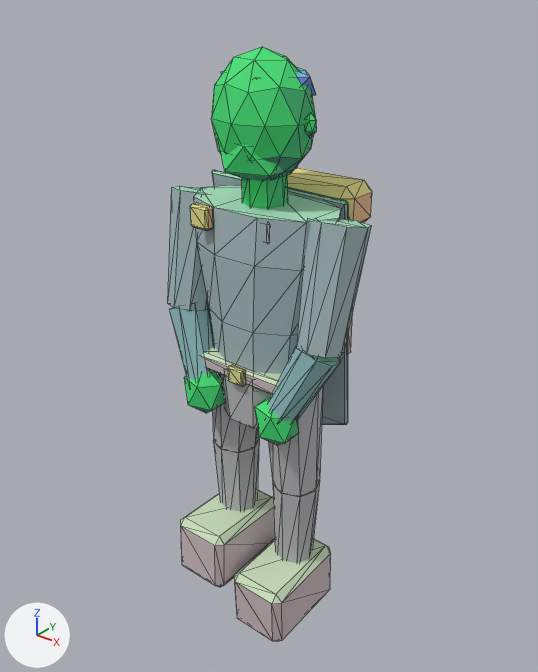
An edit to the glTF model assets/exports/npc/npc_refugee_passing_r_v01.glb, drawn before and after from the same camera.
One viewpoint serves both versions: a camera (50 mm lens) standing at (1.439, -1.78, 2.222) and looking at (-0.019, 0.042, 1.092). Arrows for +X, +Y and +Z are at lower left; the lights stay in place. The picture after the commit comes second. Mesh edges are drawn as thin lines. Vertices at exactly the same position are counted once.

Objects in the first picture: 'GEO_npc_refugee_passing_r_v01'.
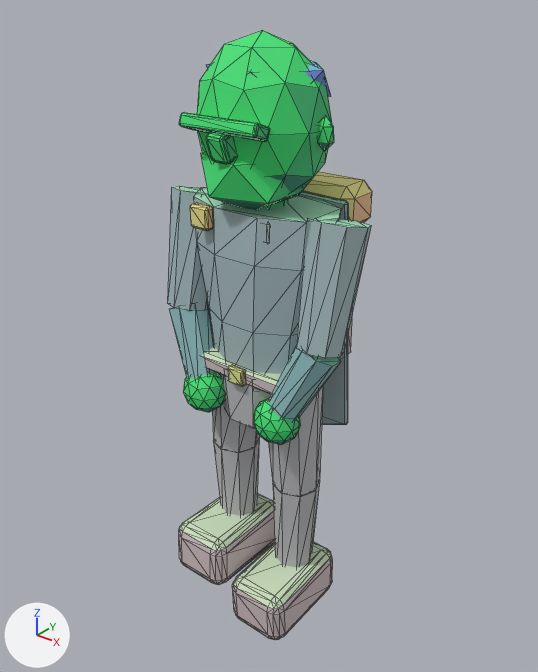
Changed parts and their boxes (x1, y1, x2, y2) in the pictures (538 x 672 px):
'GEO_npc_refugee_passing_r_v01', reshaped: before (167, 47, 372, 642); after (167, 30, 372, 640)
part 1 of me_geo_npc_refugee_passing_r_v01, added (green): after (197, 30, 332, 204)
part 2 of me_geo_npc_refugee_passing_r_v01, added (green): after (201, 152, 304, 210)
part 3 of me_geo_npc_refugee_passing_r_v01, added (green): after (317, 115, 334, 151)
part 4 of me_geo_npc_refugee_passing_r_v01, added: after (206, 60, 331, 97)
part 5 of me_geo_npc_refugee_passing_r_v01, rebuilt: before (181, 490, 275, 587); after (179, 493, 275, 585)
part 6 of me_geo_npc_refugee_passing_r_v01, rebuilt: before (234, 539, 331, 642); after (233, 541, 333, 640)
part 7 of me_geo_npc_refugee_passing_r_v01, added (green): after (179, 112, 270, 141)
part 8 of me_geo_npc_refugee_passing_r_v01, added (green): after (206, 132, 236, 164)
part 9 of me_geo_npc_refugee_passing_r_v01, deleted: before (305, 112, 317, 138)
part 10 of me_geo_npc_refugee_passing_r_v01, deleted (green): before (219, 145, 298, 181)
part 11 of me_geo_npc_refugee_passing_r_v01, deleted: before (221, 68, 316, 96)
part 12 of me_geo_npc_refugee_passing_r_v01, built on: before (184, 371, 299, 445); after (183, 373, 300, 445)
part 13 of me_geo_npc_refugee_passing_r_v01, built on (mostly hidden afterwards): before (211, 47, 316, 209); after (263, 199, 288, 209)

The edits, one by one:
me_geo_npc_refugee_passing_r_v01 is used by ob_geo_npc_refugee_passing_r_v01; location (0.0, 0.0, 0.0).
me_geo_npc_refugee_passing_r_v01 had 538 vertices, 968 faces and spanned x -0.38..0.38, y -0.26..0.31, z -0.01..2.04.
me_geo_npc_refugee_passing_r_v01 now has 854 vertices, 1592 faces and spans x -0.38..0.38, y -0.27..0.31, z 0.0..2.08.
me_geo_npc_refugee_passing_r_v01 part 1: a new loose piece, an icosphere of 80 faces spanning x -0.21..0.21, y -0.2..0.18, z 1.57..2.08, in mat_mat_npc_indexed.
me_geo_npc_refugee_passing_r_v01 part 2: a new loose piece, an icosphere of 20 faces spanning x -0.16..0.16, y -0.2..0.08, z 1.56..1.81, in mat_mat_npc_indexed.
me_geo_npc_refugee_passing_r_v01 part 3: a new loose piece, an icosphere of 20 faces spanning x 0.192..0.249, y -0.026..0.018, z 1.767..1.868, in mat_mat_npc_indexed.
me_geo_npc_refugee_passing_r_v01 part 4: a new loose piece, an icosphere of 20 faces spanning x -0.2..0.2, y -0.14..0.17, z 1.85..2.03, in mat_mat_npc_indexed.
me_geo_npc_refugee_passing_r_v01 part 5: the loose piece of 24 vertices spanning x -0.23..-0.01, y -0.26..0.11, z 0.12..0.38 is rebuilt with 96 vertices and now spans x -0.24..-0.01, y -0.27..0.12, z 0.14..0.35.
me_geo_npc_refugee_passing_r_v01 part 6: the loose piece of 24 vertices spanning x 0.01..0.23, y -0.23..0.14, z -0.01..0.24 is rebuilt with 96 vertices and now spans x 0.01..0.24, y -0.24..0.15, z 0.0..0.22.
me_geo_npc_refugee_passing_r_v01 part 7: a new loose piece of 56 vertices spanning x -0.14..0.14, y -0.22..-0.15, z 1.81..1.86, in mat_mat_npc_indexed.
me_geo_npc_refugee_passing_r_v01 part 8: a new loose piece of 56 vertices spanning x -0.04..0.04, y -0.23..-0.16, z 1.74..1.83, in mat_mat_npc_indexed.
me_geo_npc_refugee_passing_r_v01 part 9: the loose piece of 12 vertices spanning x 0.15..0.19, y -0.02..0.01, z 1.8..1.87 is deleted.
me_geo_npc_refugee_passing_r_v01 part 10: the loose piece of 12 vertices spanning x -0.12..0.12, y -0.14..0.08, z 1.64..1.83 is deleted.
me_geo_npc_refugee_passing_r_v01 part 11: the loose piece of 12 vertices spanning x -0.15..0.15, y -0.1..0.14, z 1.87..2.0 is deleted.
me_geo_npc_refugee_passing_r_v01 part 12: 16 vertices moved within x -0.22..0.22, y -0.2..-0.08, z 0.87..0.95; 8 vertices removed from x -0.24..0.24, y -0.14, z 0.81..1.01; 68 vertices added at x -0.24..0.24, y -0.21..-0.07, z 0.83..0.99.
me_geo_npc_refugee_passing_r_v01 part 13: 8 vertices moved from x -0.07..0.07, y -0.07..0.07, z 1.7 to x -0.07..0.07, y -0.07..0.07, z 1.66; 42 vertices removed from x -0.16..0.16, y -0.15..0.13, z 1.64..2.04.
Other edits to the shape of me_geo_npc_refugee_passing_r_v01 do not show in these pictures.
